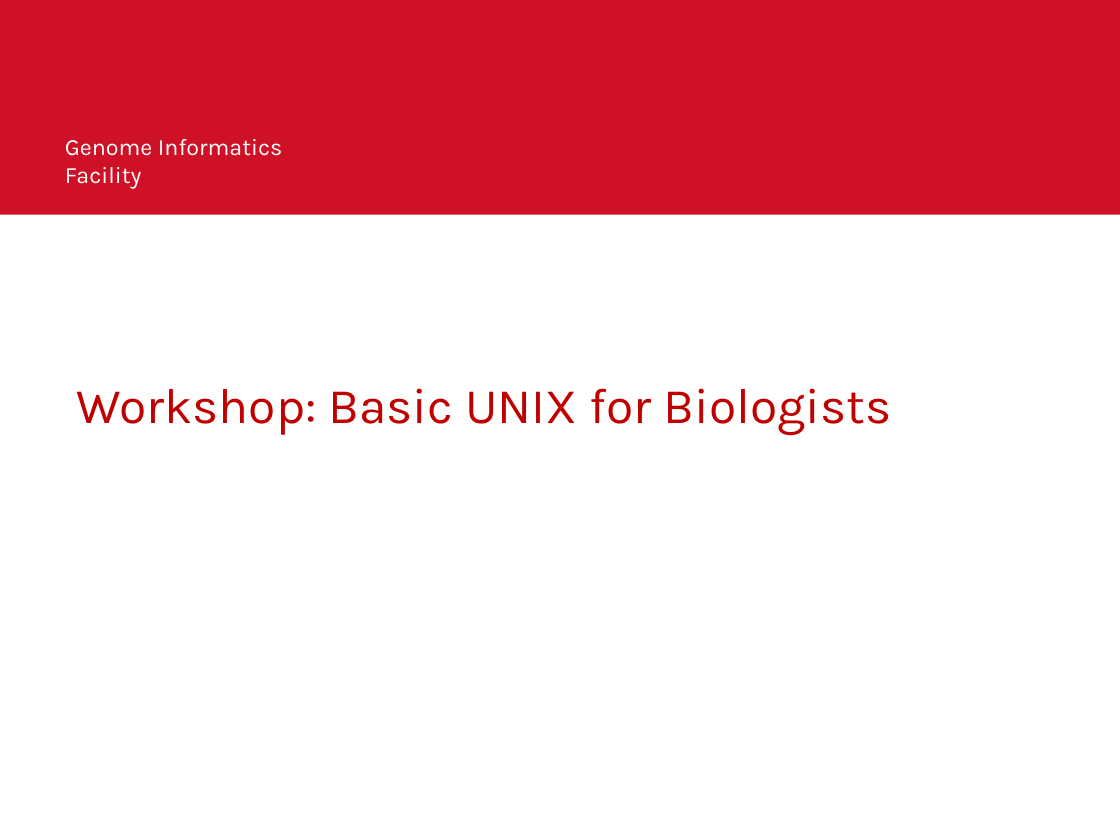
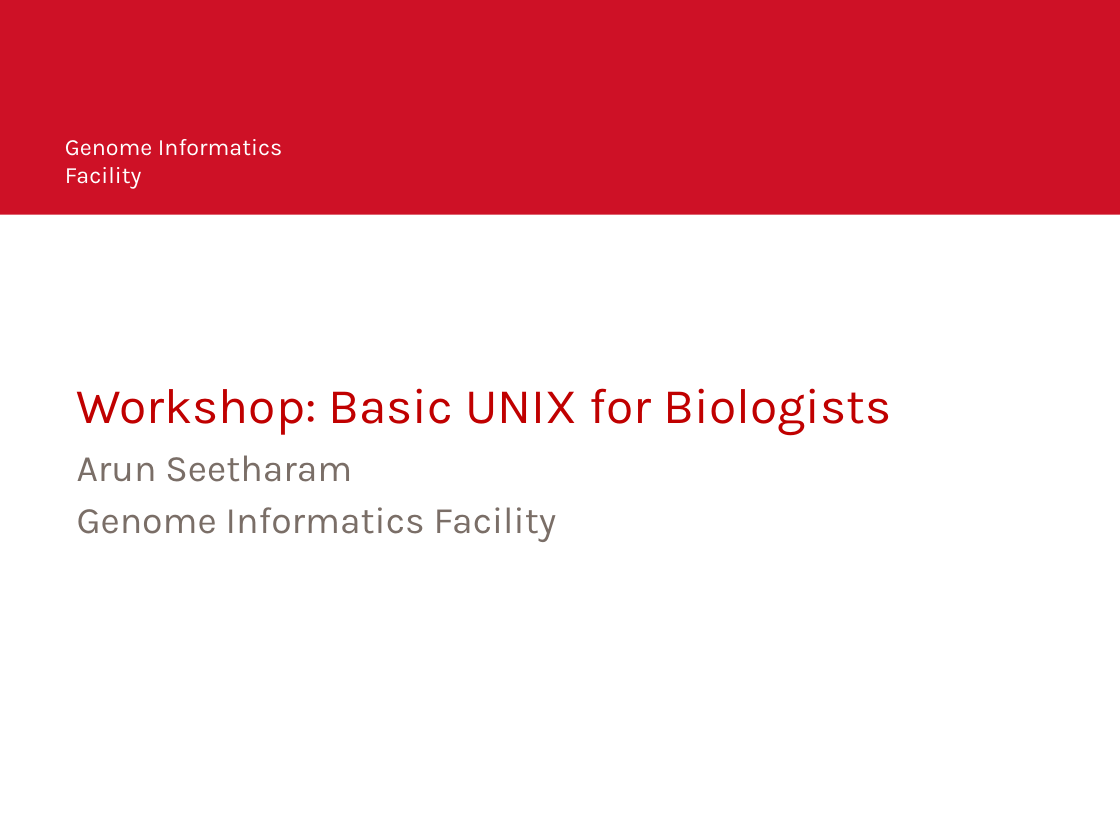
Before and after one commit to ISUgenomics/basic_UNIX_2015, a slide deck: slide 1 of slides_workshop_as.pptx. Drawn at 1120x840 pixels with LibreOffice and Linux fonts; fonts in the diff are those of the drawing; background and template pictures are left out. Boxes give left, top, right and bottom in pixels: in the first picture for what was removed or moved away, otherwise in the second. Text is boxed around its words. In the diff, an @@ line names an element or a change of style, - is before the commit and + after.

Commit message:
final changes

```diff
--- a/slides_workshop_as.pptx
+++ b/slides_workshop_as.pptx
@@ subtitle added at (x1=77, y1=455, x2=557, y2=542), 24 pt, text #7A6E67 @@
+Arun Seetharam
+Genome Informatics Facility
```
Also in this commit, not shown: 2 other slides changed.
